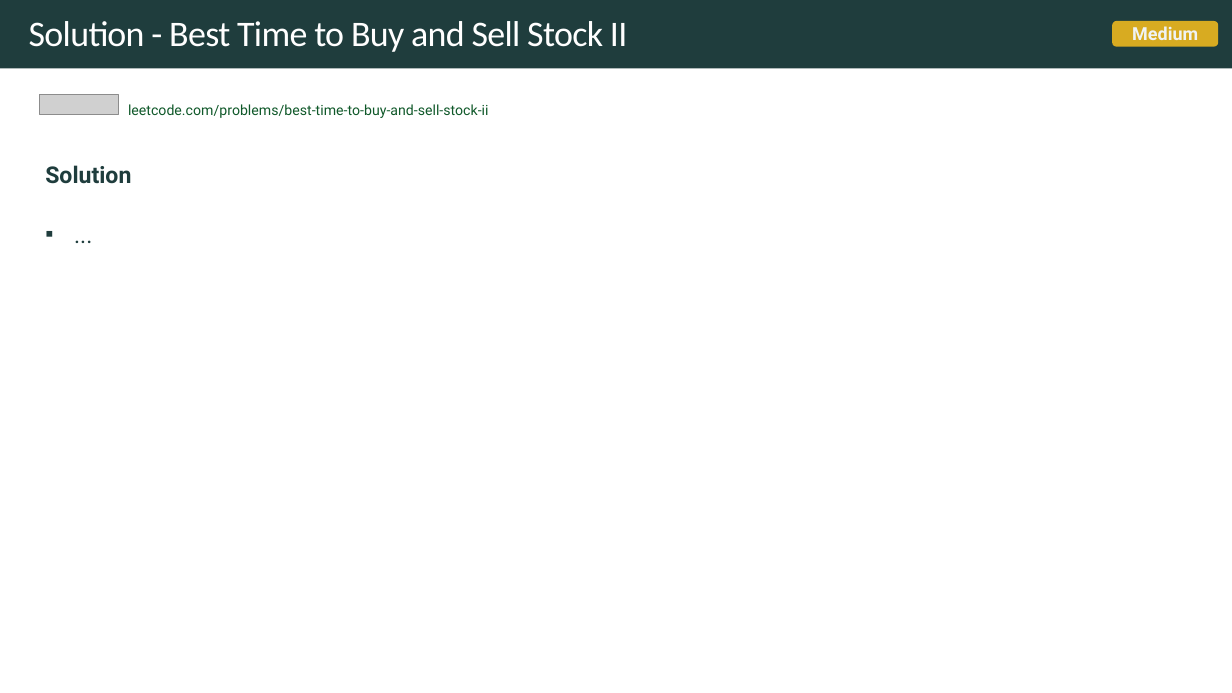
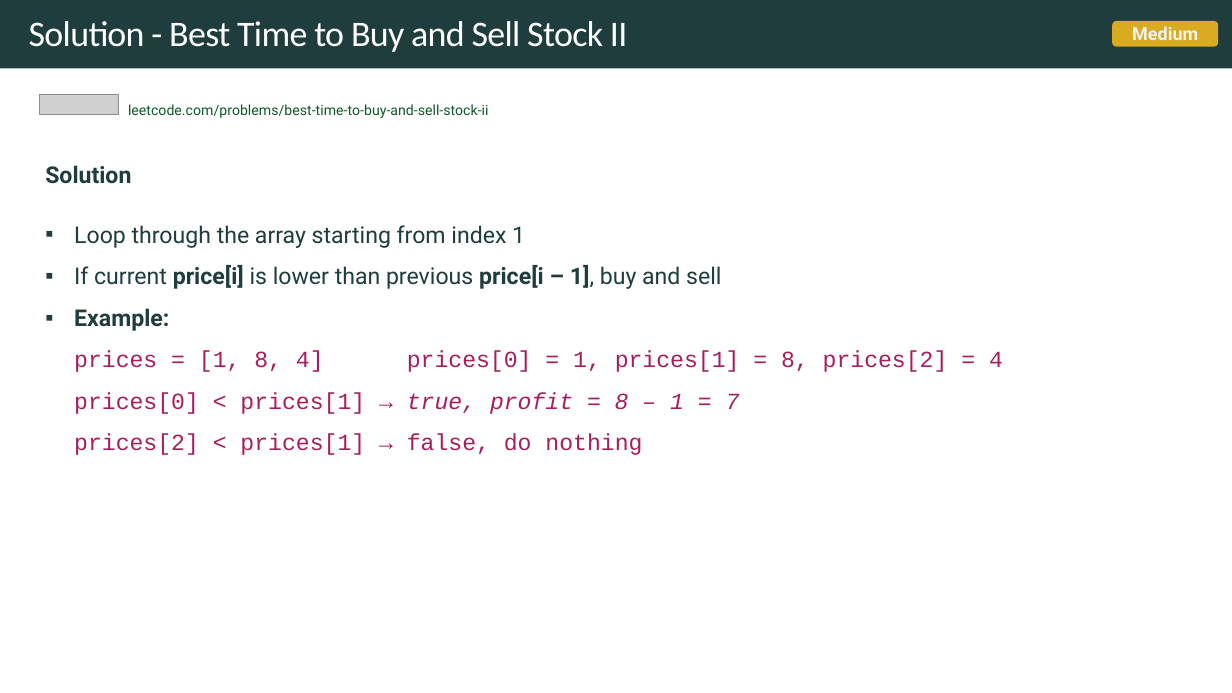
Before and after one commit to rfdavid/coding-interview-handbook-cpp, a slide deck: slide 28 of Algorithm and problem Solving Cheatsheet.pptm. Drawn at 1232x693 pixels with LibreOffice and Linux fonts; fonts in the diff are those of the drawing; grey boxes stand for pictures. Boxes give left, top, right and bottom in pixels: in the first picture for what was removed or moved away, otherwise in the second. Text is boxed around its words. In the diff, an @@ line names an element or a change of style, - is before the commit and + after.

```diff
--- a/Algorithm and problem Solving Cheatsheet.pptm
+++ b/Algorithm and problem Solving Cheatsheet.pptm
@@ text at [74,225,1003,455]: text changed; font Roboto to Courier New; text colour #1F3D3D to #A71D5D @@
-▪ ...
+▪ Loop through the array starting from index 1
+▪ If current price[i] is lower than previous price[i – 1], buy and sell
+▪ Example:
+  prices = [1, 8, 4] prices[0] = 1, prices[1] = 8, prices[2] = 4
+  prices[0] < prices[1] → true, profit = 8 – 1 = 7
+  prices[2] < prices[1] → false, do nothing
```
Also in this commit, not shown: 11 other slides changed, 18 slides added, 16 other files.
